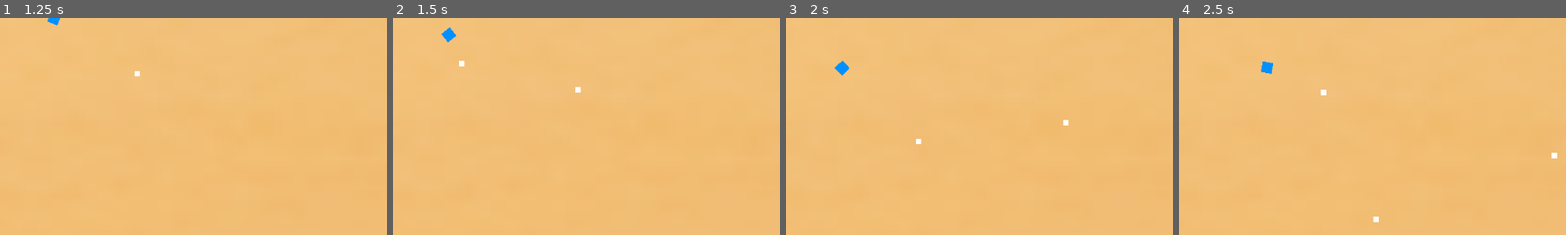
Above: before the commit, frames 1-4 (left to right).
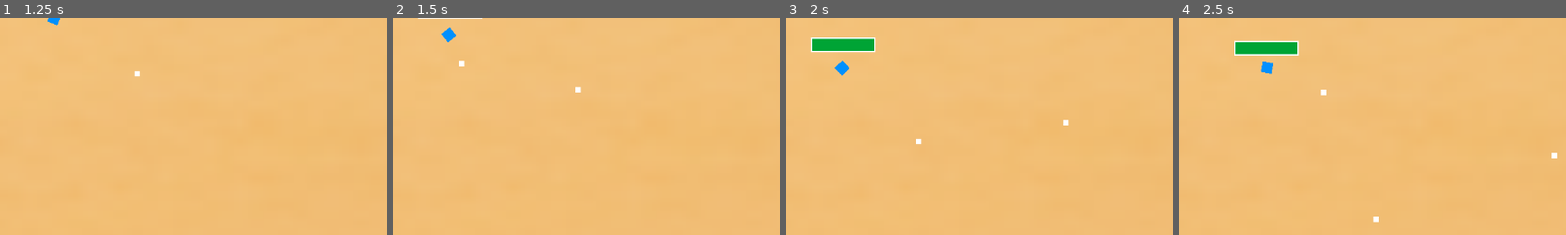
Above: after the commit, the same moments.

Repository: DemonKingSwarn/i-cant-stop-twinkling
Game: Godot game, scene res://Scenes/world.tscn
The game is run twice, just before and just after one commit, with the same random seed, the same clock (stepped at 60 frames per second) and the same inputs.
Inputs (mouse positions are % of the whole screen's width and height, from its top left):
- Up to frame 1 (1.25 s): tap Enter at 0.5 s; move the mouse to (72, 45) at 0.52 s; hold D (right) from 0.53 s (still down); click (72, 45) at 0.6 s
- Up to frame 2 (1.5 s): move the mouse to (30, 55) at 1.27 s; release D (right) at 1.28 s; hold S (down) from 1.28 s (still down); click (30, 55) at 1.35 s
- Up to frame 3 (2 s): keep holding S (down)
- Up to frame 4 (2.5 s): move the mouse to (60, 28) at 2.02 s; release S (down) at 2.03 s; hold D (right) from 2.03 s (still down); click (60, 28) at 2.1 s
The pictures show only the part of the screen within x 0-50%, y 0-50%; the shares and areas given below are measured in that part.

Frame 1 is identical in both runs. In frame 2, less than 0.1% of the frame differs, in the area x 6-24%, y 0-1%; in frame 3, 1.2%, in the area x 6-24%, y 8-17%; in frame 4, 1.2%.

Commit message:
healthbar fix

Diff:
--- a/Scenes/world.tscn
+++ b/Scenes/world.tscn
@@ -50,7 +50,6 @@
 scale = Vector2(3, 3)
 
 [node name="Control" parent="Player" instance=ExtResource("5_ci2nq")]
-visible = false
 offset_left = -42.0
 offset_top = -34.0
 offset_right = -42.0
--- a/Scripts/Player.gd
+++ b/Scripts/Player.gd
@@ -33,7 +33,7 @@
 
 func damage(damageCount):
 	hitpoints -= damageCount
-	#$Control/ProgressBar.set_percent_value(hitpoints)
+	$Control/ProgressBar.value = float(hitpoints)
 	if hitpoints <= 0:
 		queue_free()
 
Not shown: 1 places in Scenes/bullet.tscn that only renumber resources
